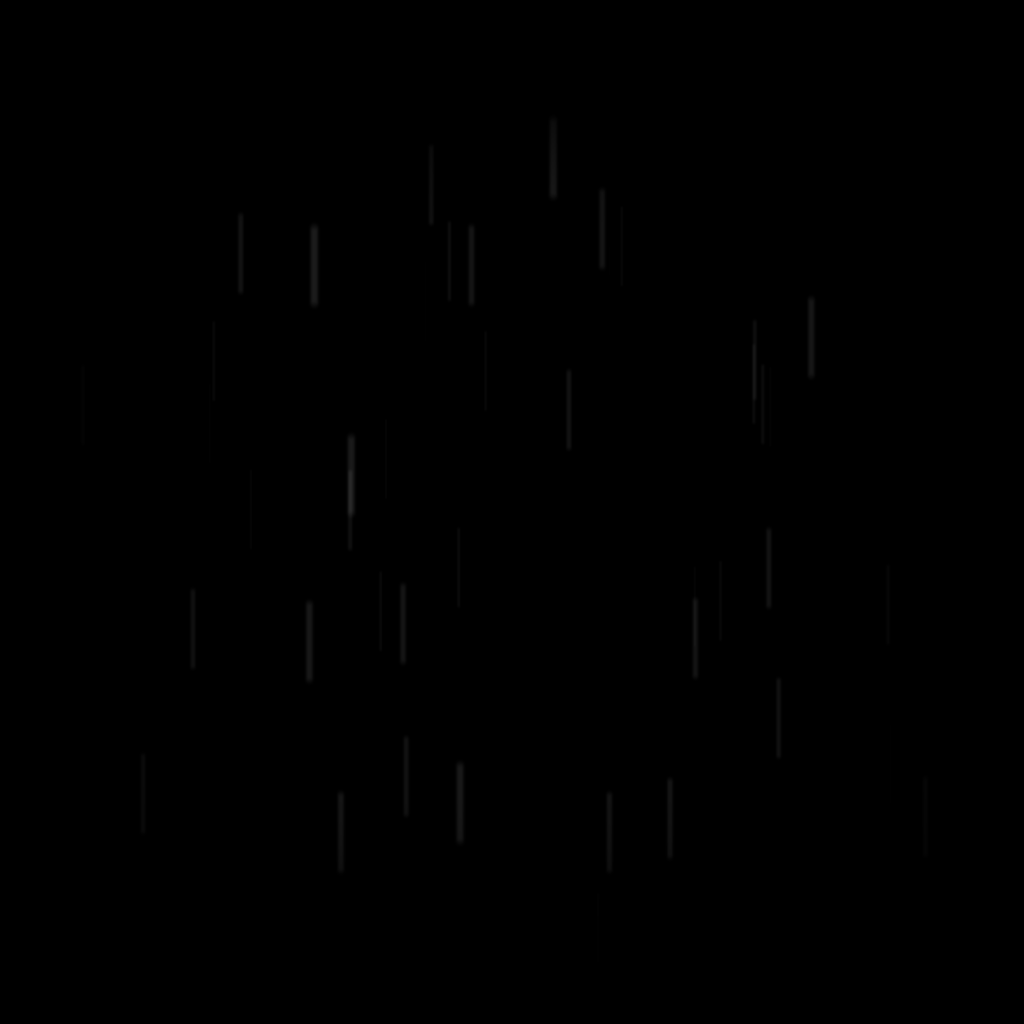
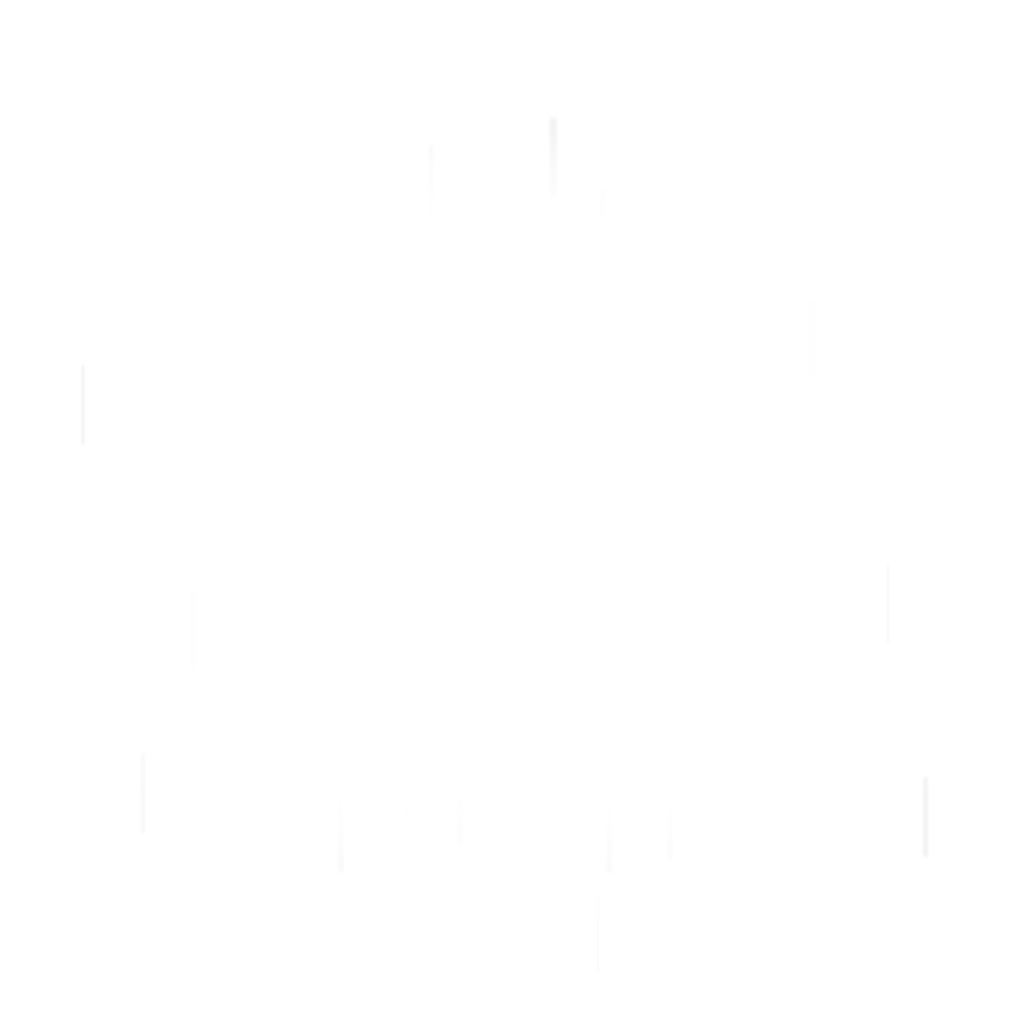
Layer changes from the first 1024px x 1024px image to the second:
hid "Background" over [0, 0, 1024, 1024]
